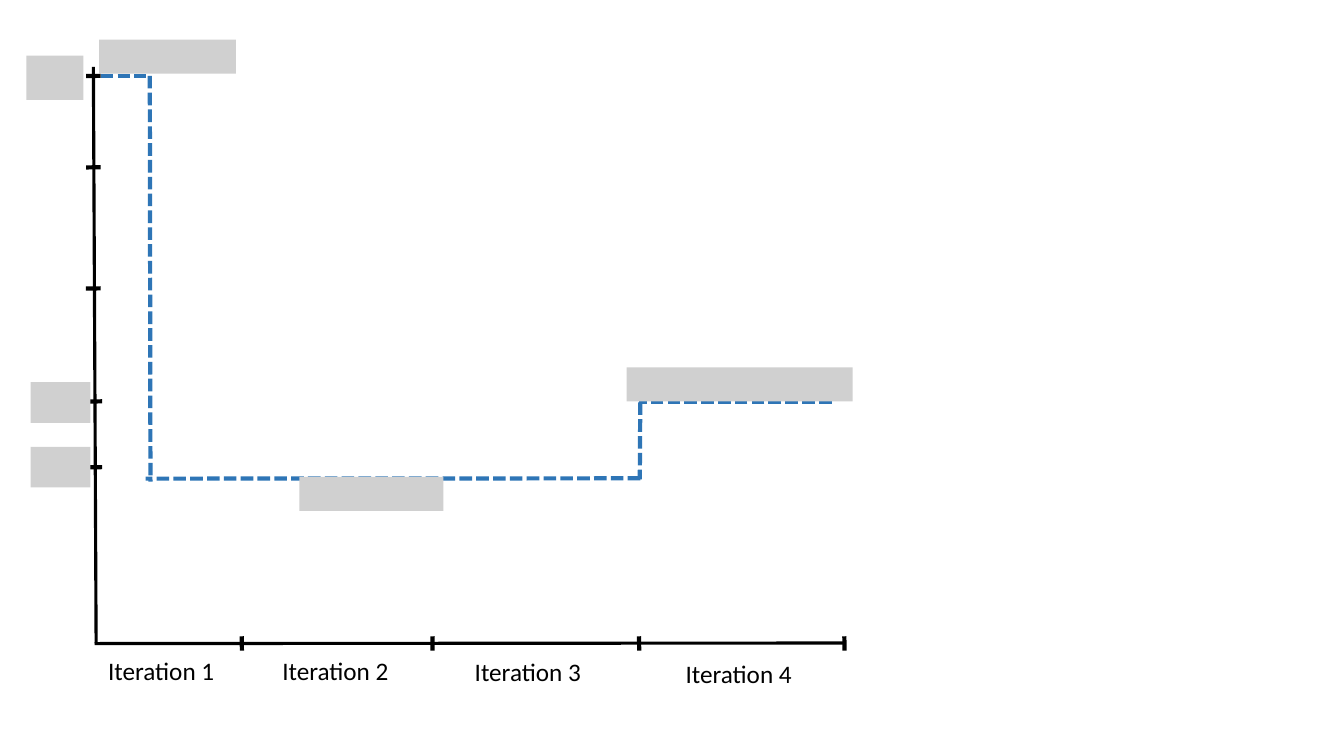
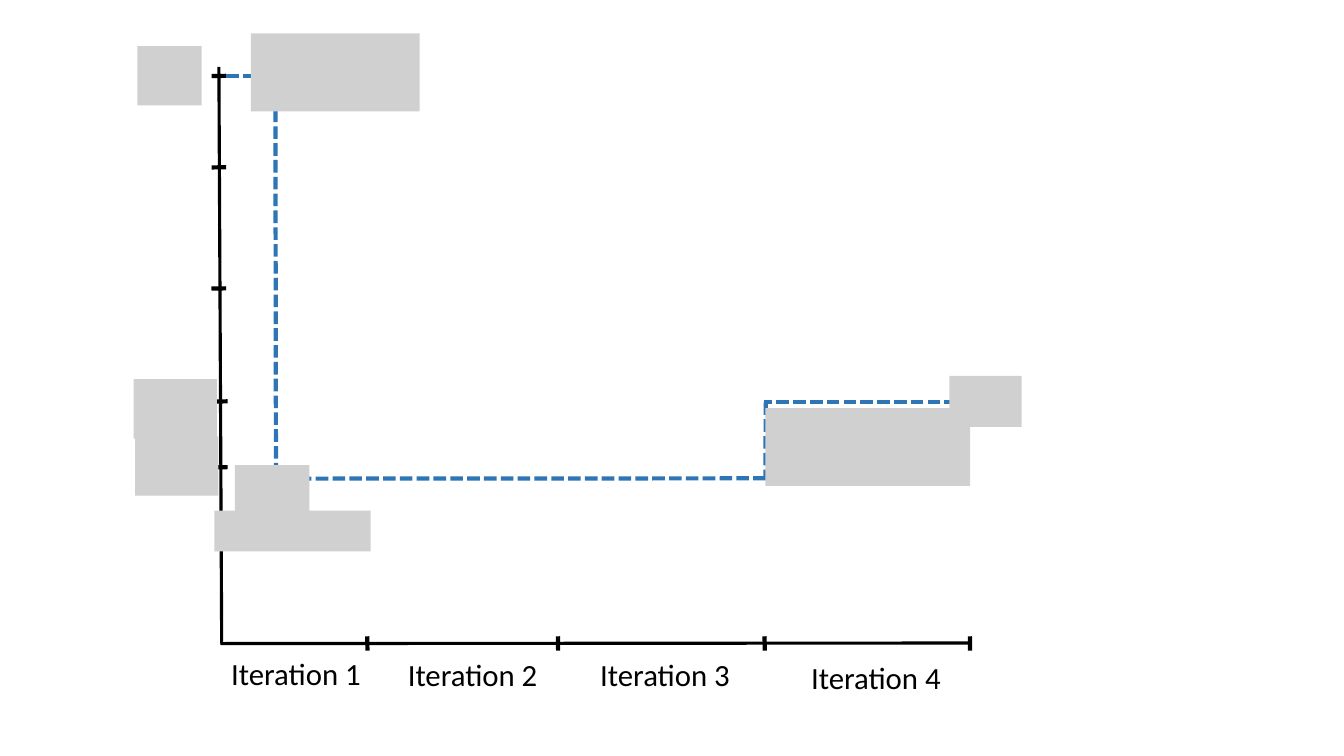
Before and after one commit to rischanlab/DiVE, a slide deck: slide 1 of extended version/Rectifying_flow_graph.pptx. Drawn at 1344x756 pixels with LibreOffice and Linux fonts; fonts in the diff are those of the drawing; grey boxes stand for pictures. Boxes give left, top, right and bottom in pixels: in the first picture for what was removed or moved away, otherwise in the second. Text is boxed around its words. In the diff, an @@ line names an element or a change of style, - is before the commit and + after.

```diff
--- a/extended version/Rectifying_flow_graph.pptx
+++ b/extended version/Rectifying_flow_graph.pptx
@@ picture removed at <box>26,55,84,100</box> @@
@@ picture removed at <box>99,39,236,74</box> @@
@@ picture added at <box>137,46,202,106</box> @@
@@ picture added at <box>251,33,419,111</box> @@
@@ picture removed at <box>30,382,90,422</box> @@
@@ picture added at <box>134,379,218,439</box> @@
@@ picture removed at <box>627,368,853,402</box> @@
@@ picture added at <box>950,376,1022,426</box> @@
@@ 16 lines: place and size @@
-16 lines at <box>86,67,845,650</box>
+16 lines at <box>212,67,970,650</box>
@@ picture added at <box>765,408,970,486</box> @@
@@ picture removed at <box>30,447,90,487</box> @@
@@ picture added at <box>135,437,219,496</box> @@
@@ picture added at <box>235,466,310,521</box> @@
@@ picture removed at <box>299,477,444,511</box> @@
@@ picture added at <box>215,511,371,552</box> @@
@@ text "Iteration 1": place and size @@
-text "Iteration 1" at <box>108,662,214,680</box>
+text "Iteration 1" at <box>231,663,361,686</box>
@@ text "Iteration 2": place and size @@
-text "Iteration 2" at <box>282,662,389,680</box>
+text "Iteration 2" at <box>408,664,538,687</box>
@@ size 18 to 22 pt in 4 elements at <box>231,663,361,686</box>, <box>811,667,941,690</box>, <box>408,664,538,687</box>, <box>600,664,730,687</box> @@
@@ text "Iteration 3": place and size @@
-text "Iteration 3" at <box>475,663,581,682</box>
+text "Iteration 3" at <box>600,664,730,687</box>
@@ text "Iteration 4": place and size @@
-text "Iteration 4" at <box>686,665,792,683</box>
+text "Iteration 4" at <box>811,667,941,690</box>
```
Also in this commit, not shown: 31 other files.
